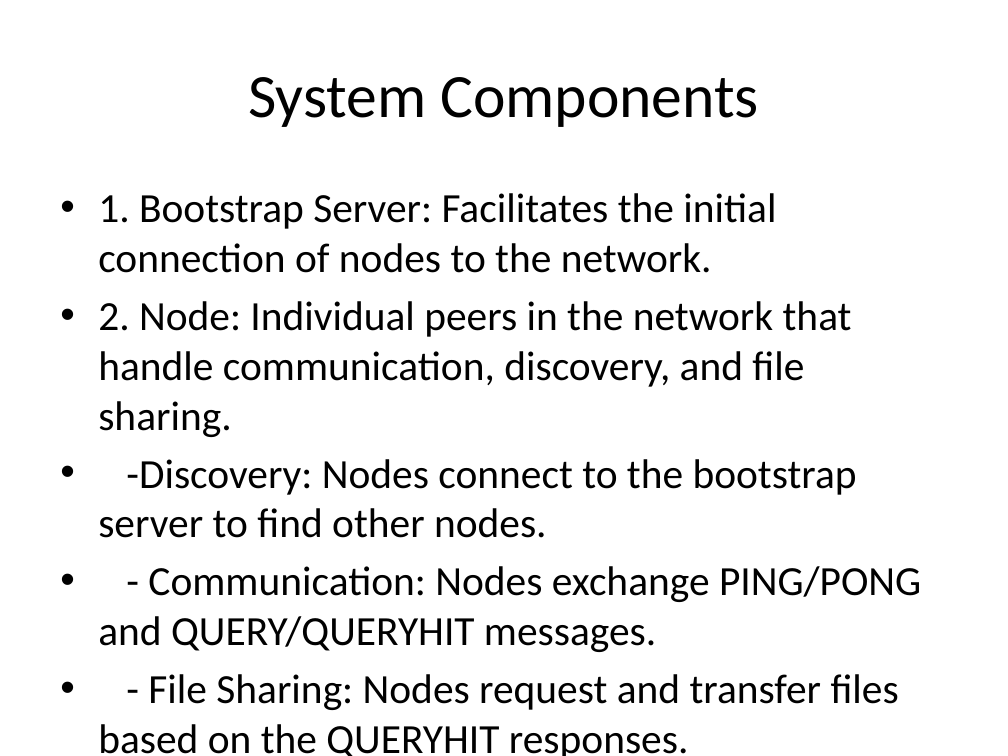
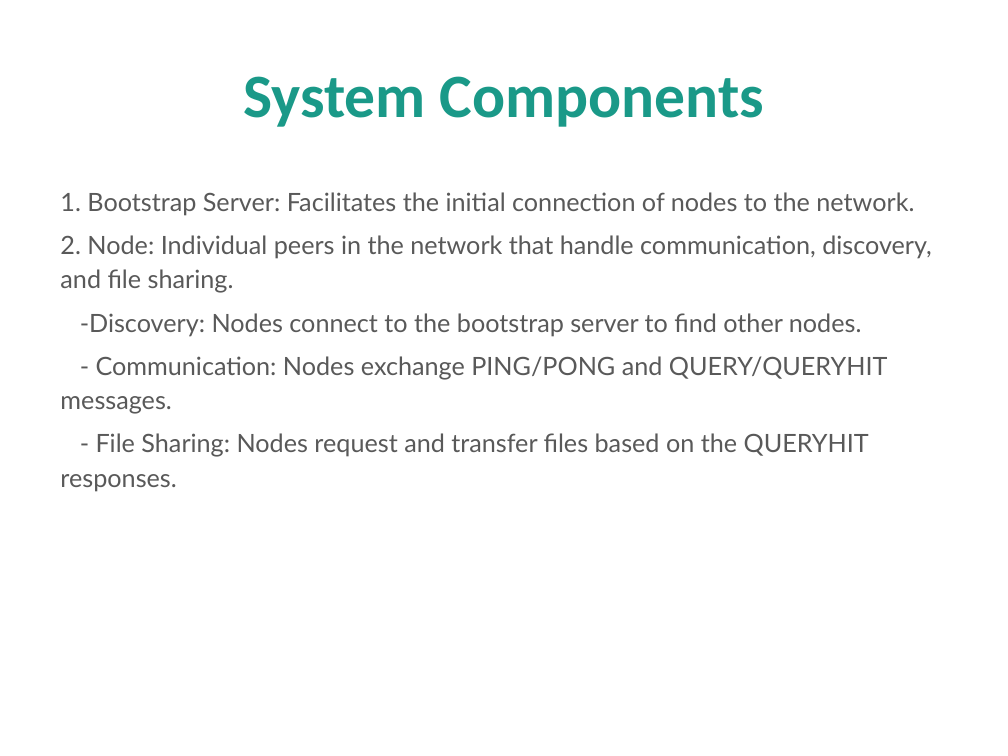
Before and after one commit to laksh-nanwani/Distributed-Systems-2024-IIITH-Project-Gnutella, a slide deck: slide 3 of PPT.pptx. Drawn at 1008x756 pixels with LibreOffice and Linux fonts; fonts in the diff are those of the drawing. Boxes give left, top, right and bottom in pixels: in the first picture for what was removed or moved away, otherwise in the second. Text is boxed around its words. In the diff, an @@ line names an element or a change of style, - is before the commit and + after.

```diff
--- a/PPT.pptx
+++ b/PPT.pptx
@@ title "System Components" at (x1=243, y1=76, x2=764, y2=127): text colour #000000 to #1A9988, bold on @@
@@ text "1. Bootstrap Server: Facilitates the ..." at (x1=60, y1=192, x2=932, y2=492): size 29.6 to 18 pt, font Calibri to Lato, text colour #000000 to #595959; bullet • to none; line spacing 1 to 1.15; less space between paragraphs; more space between paragraphs @@
```
Also in this commit, not shown: 5 other slides changed, 4 slides added, 2 other files.
